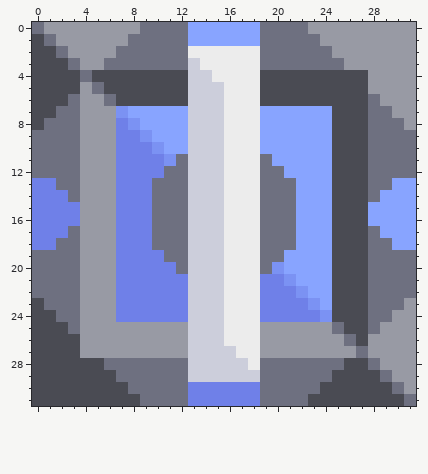
Pixel-art sprite -- sprites/blocks/logic/light-divisor-3.png. Above is the file before it was changed.
The file is 32x32 pixels.
And afterwards:
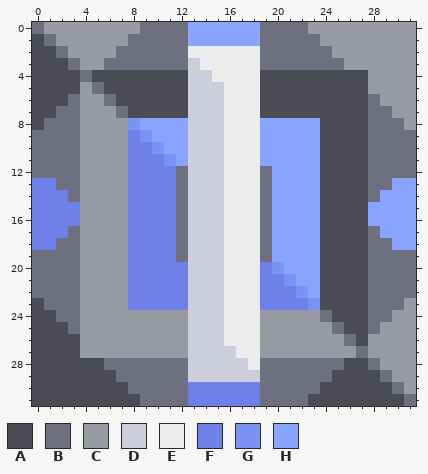
Palette (. is transparent): A #4a4b53  B #6e7080  C #989aa4  D #cccedb  E #ececec  F #6f80e8  G #7b92f3  H #88a4ff
The exact change:
y 7: x 7..12 GHHHHH -> BAAAAA; x 19..24 HHHHHH -> AAAAAA
y 8..10: x 7 F -> C; x 24 H -> A
y 11: x 7 F -> C; x 12 B -> H; x 19 B -> H; x 24 H -> A
y 12: x 7 F -> C; x 11 B -> F; x 20 B -> H; x 24 H -> A
y 13..18: x 7 F -> C; x 10..11 BB -> FF; x 20..21 BB -> HH; x 24 H -> A
y 19: x 7 F -> C; x 11 B -> F; x 20 B -> H; x 24 H -> A
y 20: x 7 F -> C; x 12 B -> F; x 19 B -> F; x 24 H -> A
y 21..23: x 7 F -> C; x 24 H -> A
y 24: x 7..12 FFFFFF -> CCCCCC; x 19..24 FFFFFG -> CCCCCB
